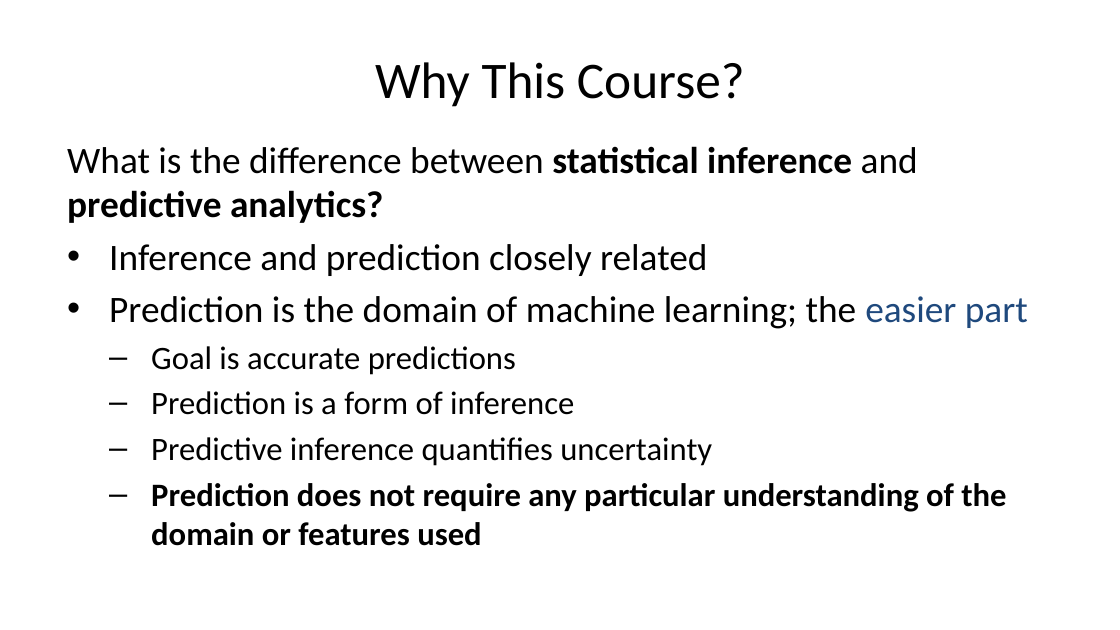
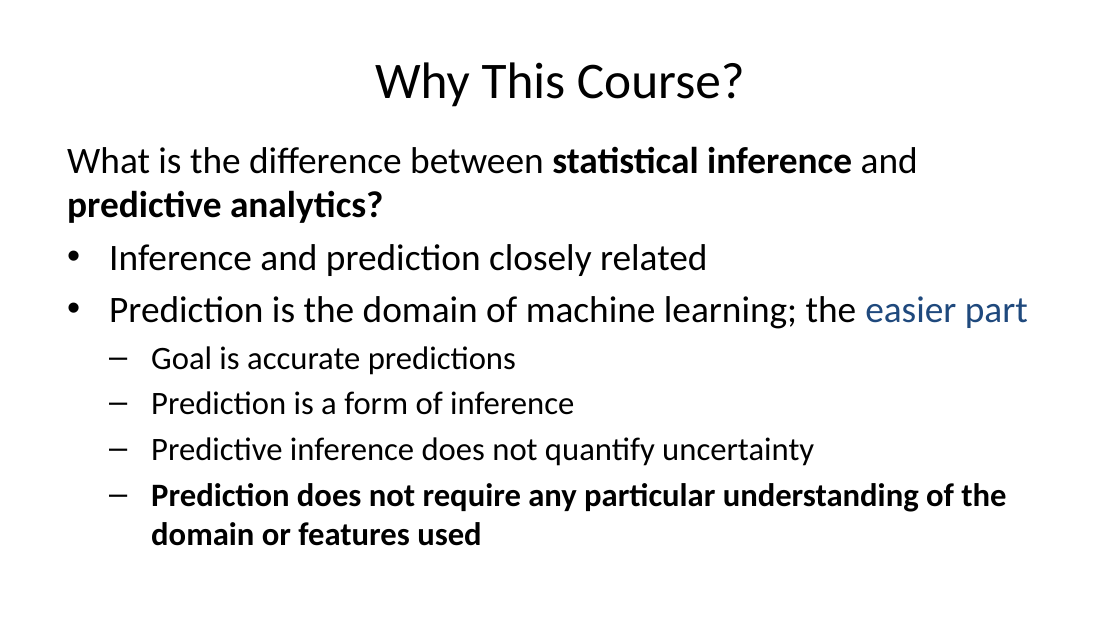
Before and after one commit to StephenElston/CSCI-E-83, a slide deck: slide 4 of LectureSlides/01_PreceptionForScientificVisualization.pptx. Drawn at 1120x630 pixels with LibreOffice and Linux fonts; fonts in the diff are those of the drawing. Boxes give left, top, right and bottom in pixels: in the first picture for what was removed or moved away, otherwise in the second. Text is boxed around its words. In the diff, an @@ line names an element or a change of style, - is before the commit and + after.

Commit message:
Corrected typos from lecture

```diff
--- a/LectureSlides/01_PreceptionForScientificVisualization.pptx
+++ b/LectureSlides/01_PreceptionForScientificVisualization.pptx
@@ text at [151,437,814,466]: text changed @@
-  – Predictive inference quantifies uncertainty
+  – Predictive inference does not quantify uncertainty
```
Also in this commit, not shown: 4 other slides changed.
